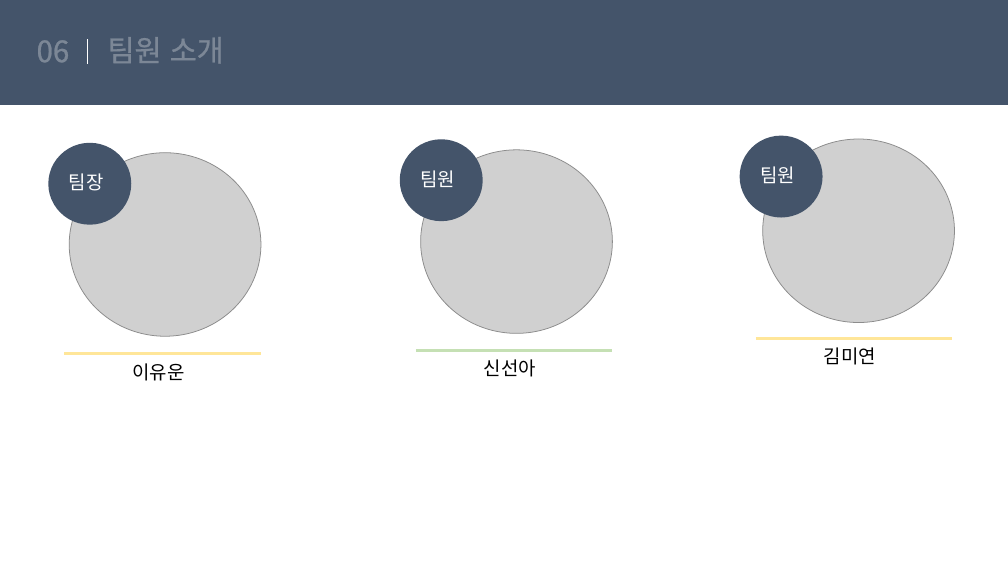
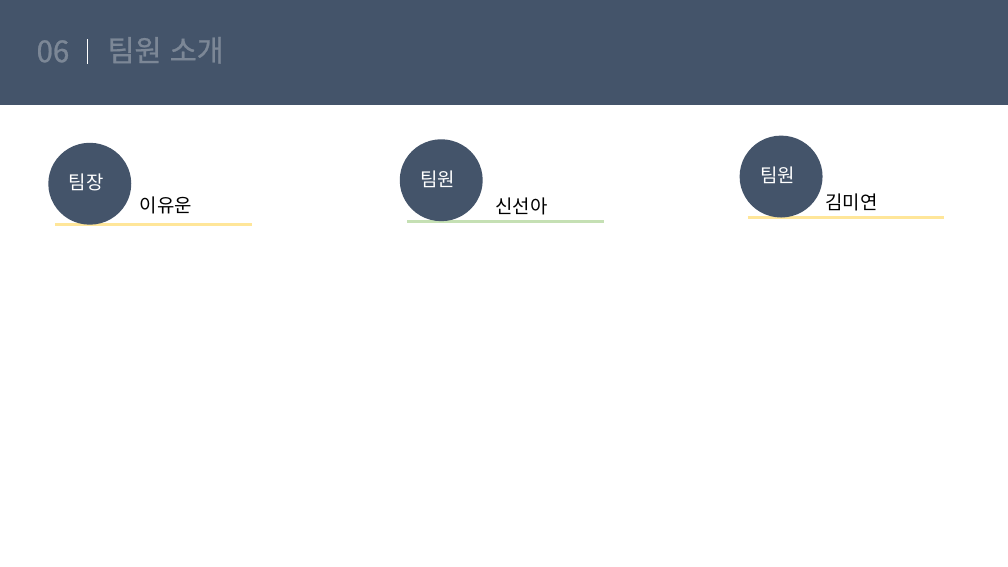
Before and after one commit to suna05/fanduck, a slide deck: slide 33 of suna/8월 30일 수/0830팬덕.pptx (slide 32 before the commit). Drawn at 1008x567 pixels with LibreOffice and Linux fonts; fonts in the diff are those of the drawing; grey boxes stand for pictures. Boxes give left, top, right and bottom in pixels: in the first picture for what was removed or moved away, otherwise in the second. Text is boxed around its words. In the diff, an @@ line names an element or a change of style, - is before the commit and + after.

```diff
--- a/suna/8월 30일 수/0830팬덕.pptx
+++ b/suna/8월 30일 수/0830팬덕.pptx
@@ ellipse removed at (762, 139, 952, 321) @@
@@ picture removed at (763, 139, 955, 323) @@
@@ picture removed at (70, 153, 262, 337) @@
@@ ellipse removed at (71, 155, 261, 337) @@
@@ picture removed at (420, 150, 613, 333) @@
@@ ellipse removed at (423, 151, 613, 333) @@
@@ text "이유운": place and size @@
-text "이유운" at (132, 363, 184, 381)
+text "이유운" at (140, 196, 192, 214)
@@ text "신선아": place and size @@
-text "신선아" at (484, 359, 536, 377)
+text "신선아" at (496, 197, 548, 215)
@@ text "김미연": place and size @@
-text "김미연" at (824, 347, 876, 365)
+text "김미연" at (826, 193, 878, 211)
@@ line moved from (64, 354) - (261, 354) to (55, 225) - (252, 225) @@
@@ line moved from (416, 350) - (613, 350) to (407, 222) - (603, 222) @@
@@ line moved from (756, 339) - (953, 339) to (748, 218) - (944, 218) @@
```
Also in this commit, not shown: 2 other slides changed, 2 slides added, 1 slide removed.
